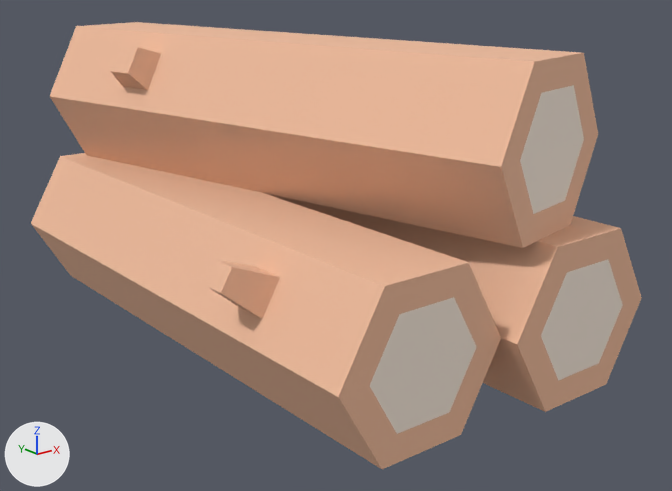
An edit to the glTF model assets/nature_kit/log_stack.glb, drawn before and after from the same camera.
Before and after are seen from a 50 mm lens placed at (-0.64, -0.881, 0.387), pointed at (0.022, -0.054, 0.057). Lighting does not change. The marker at lower left points along +X, +Y and +Z. The first picture is the older version. Where no turn or scale is listed for an object, it has been applied to the vertices.

The first picture shows 'log_stack'.
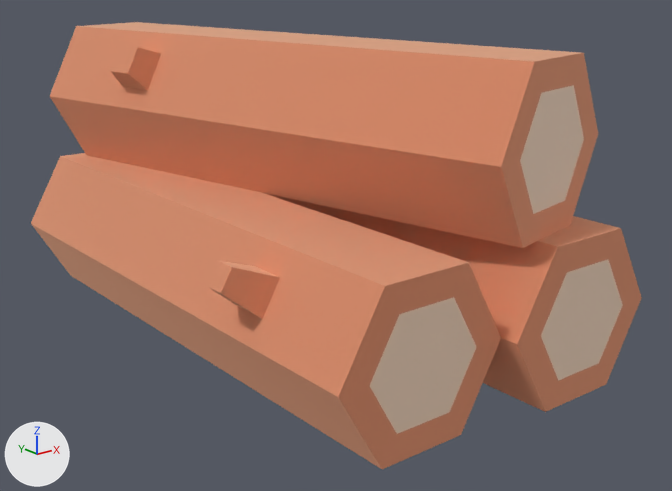
Changed parts and their boxes (x1, y1, x2, y2) in the pictures (672 x 491 px):
'log_stack', surface changed: (31, 22, 642, 469) in both

Diff of the bpy script that builds the scene:
```diff
--- a/assets/nature_kit/log_stack.glb.py
+++ b/assets/nature_kit/log_stack.glb.py
@@ mat_woodbark @@
 mat_woodbark.base_color = (0.886, 0.514, 0.341)  # beige #f2be9e
-mat_woodbark.metallic = 0.05
-mat_woodbark.roughness = 0.85
+mat_woodbark.metallic = 1.0
+mat_woodbark.roughness = 1.0
@@ mat_woodinner @@
 mat_woodinner.base_color = (0.961, 0.843, 0.733)  # pale yellow #fbedde
-mat_woodinner.metallic = 0.05
+mat_woodinner.metallic = 1.0
 mat_woodinner.roughness = 0.85
@@ ob_tmpparent @@
-ob_tmpparent = bpy.data.objects.new('tmpParent', None)
-ob_tmpparent.location = (0.0, 0.0, 0.0)
```
